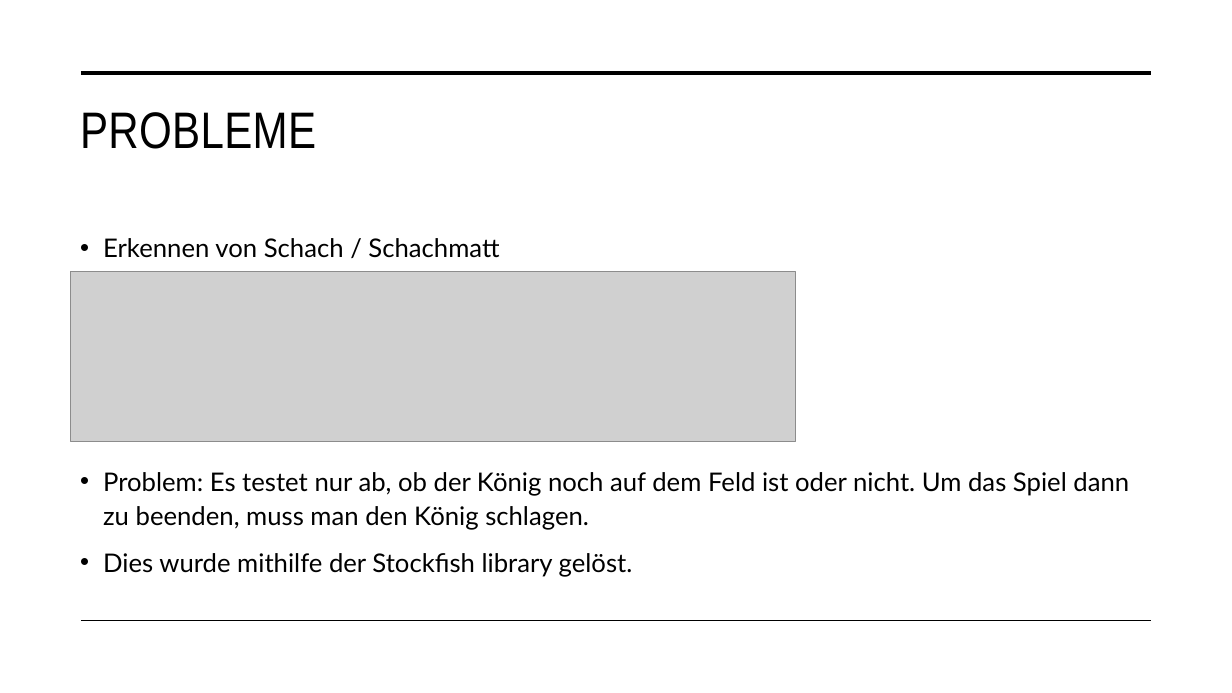
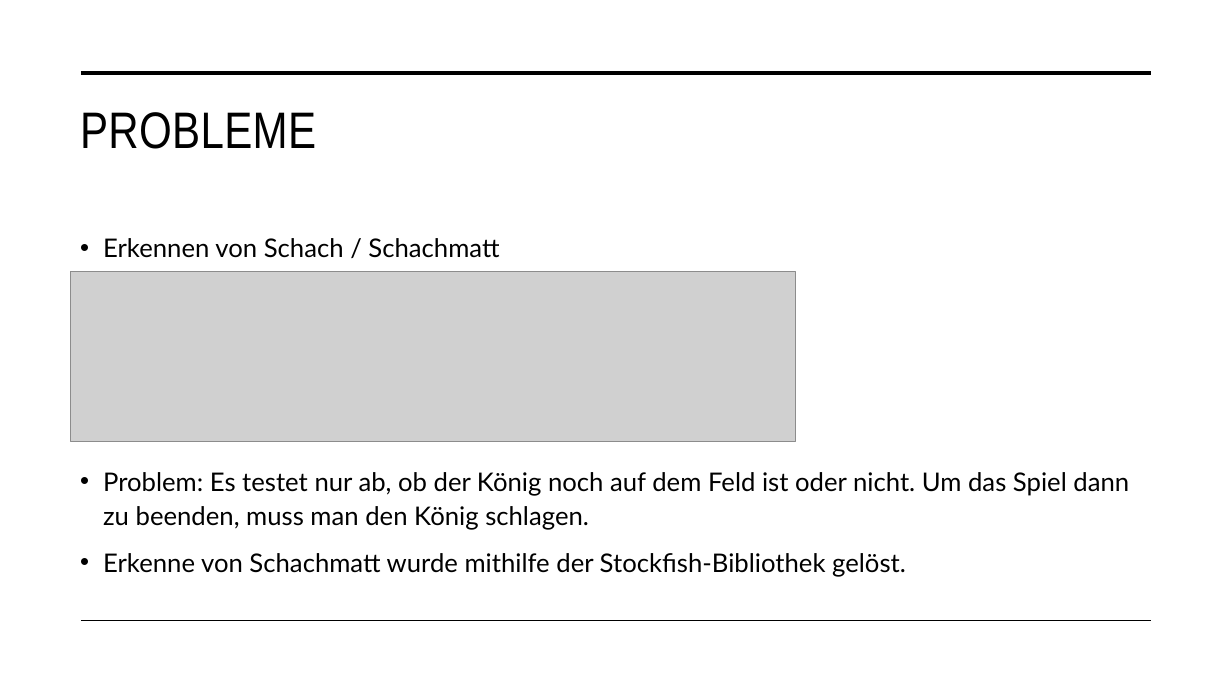
Before and after one commit to YTFirestormHD/PythonChess, a slide deck: slide 11 of Python Chess.pptx (slide 4 before the commit). Drawn at 1232x693 pixels with LibreOffice and Linux fonts; fonts in the diff are those of the drawing; grey boxes stand for pictures. Boxes give left, top, right and bottom in pixels: in the first picture for what was removed or moved away, otherwise in the second. Text is boxed around its words. In the diff, an @@ line names an element or a change of style, - is before the commit and + after.

```diff
--- a/Python Chess.pptx
+++ b/Python Chess.pptx
@@ text at box(103, 553, 906, 577): text changed @@
-• Dies wurde mithilfe der Stockfish library gelöst.
+• Erkenne von Schachmatt wurde mithilfe der Stockfish-Bibliothek gelöst.
```
Also in this commit, not shown: 2 other slides changed, 10 slides added, 1 slide removed.
